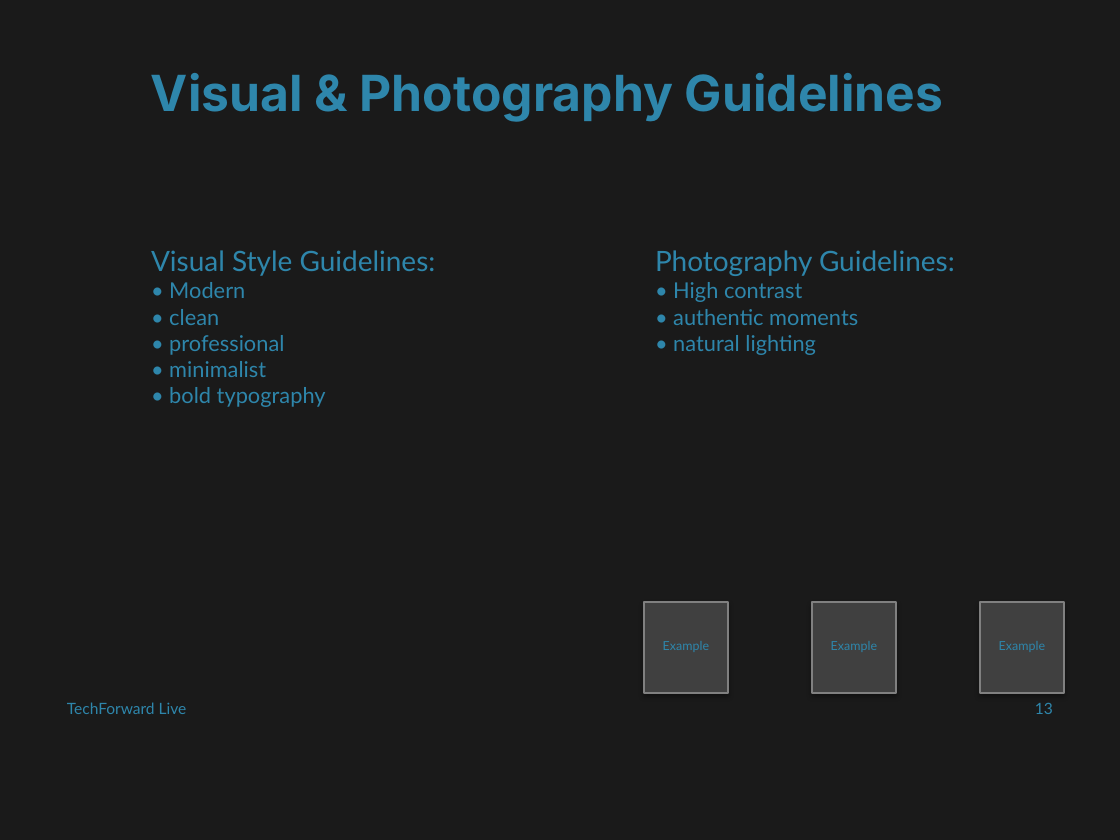
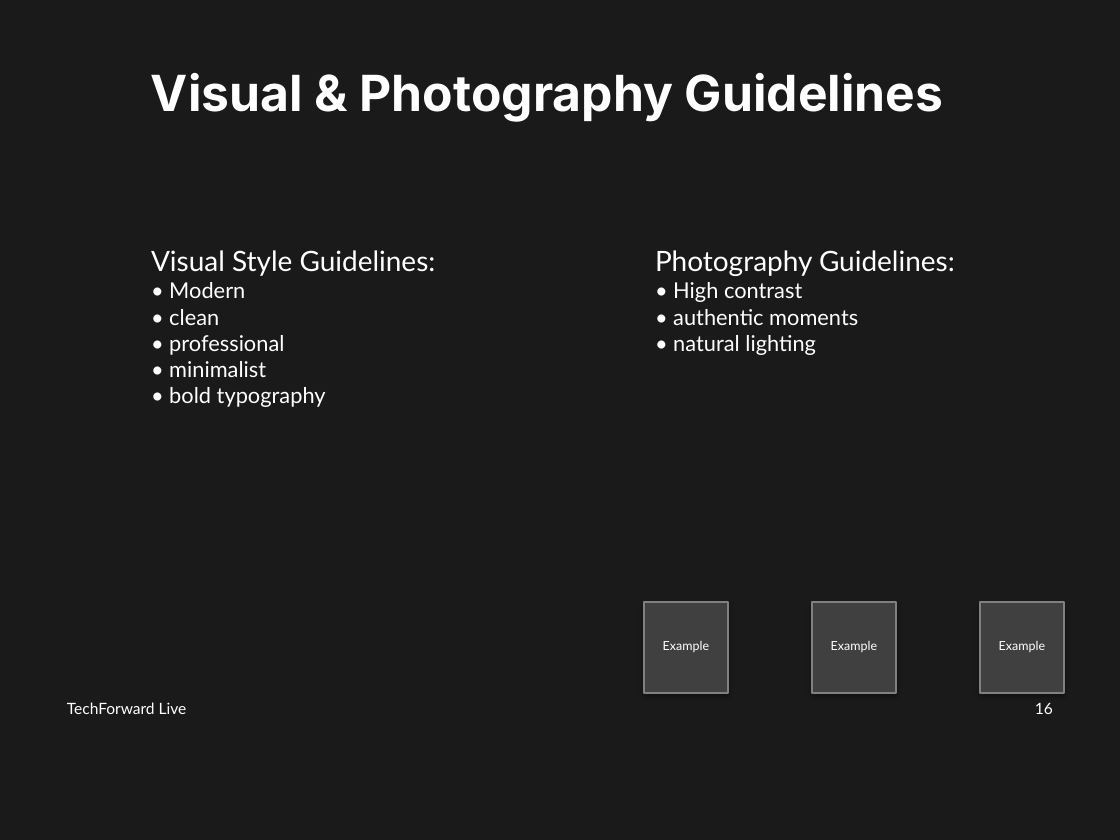
Before and after one commit to md-anas-sabah/brand_book_generator_crewai, a slide deck: slide 16 of output/techforward_live/techforward_live_enhanced_brand_book.pptx (slide 13 before the commit). Drawn at 1120x840 pixels with LibreOffice and Linux fonts; fonts in the diff are those of the drawing. Boxes give left, top, right and bottom in pixels: in the first picture for what was removed or moved away, otherwise in the second. Text is boxed around its words. In the diff, an @@ line names an element or a change of style, - is before the commit and + after.

```diff
--- a/output/techforward_live/techforward_live_enhanced_brand_book.pptx
+++ b/output/techforward_live/techforward_live_enhanced_brand_book.pptx
@@ text colour #2E86AB to #FFFFFF in 7 elements at (151,73,943,121), (151,250,436,407), (655,250,955,355), (663,641,709,652), (831,641,877,652), (999,641,1045,652), (67,702,187,714) @@
@@ text at (1035,703,1053,714): text changed; text colour #2E86AB to #FFFFFF @@
-13
+16
```
Also in this commit, not shown: 9 other slides changed, 4 slides added, 1 slide removed, 23 other files.
